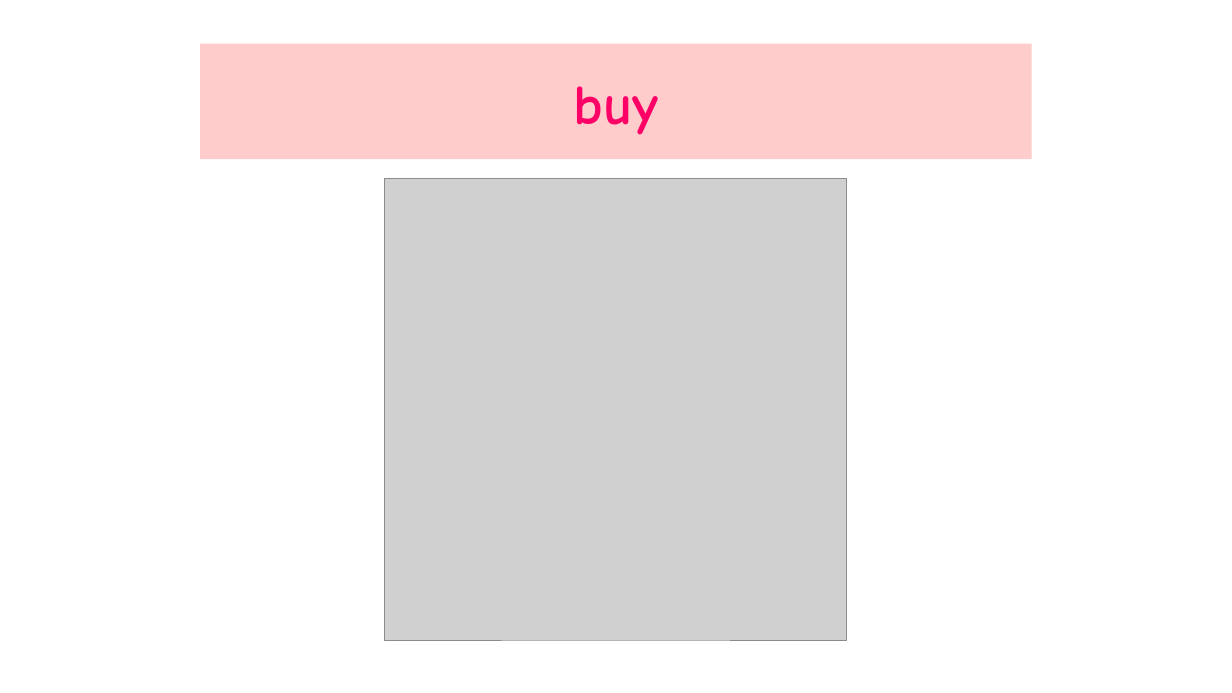
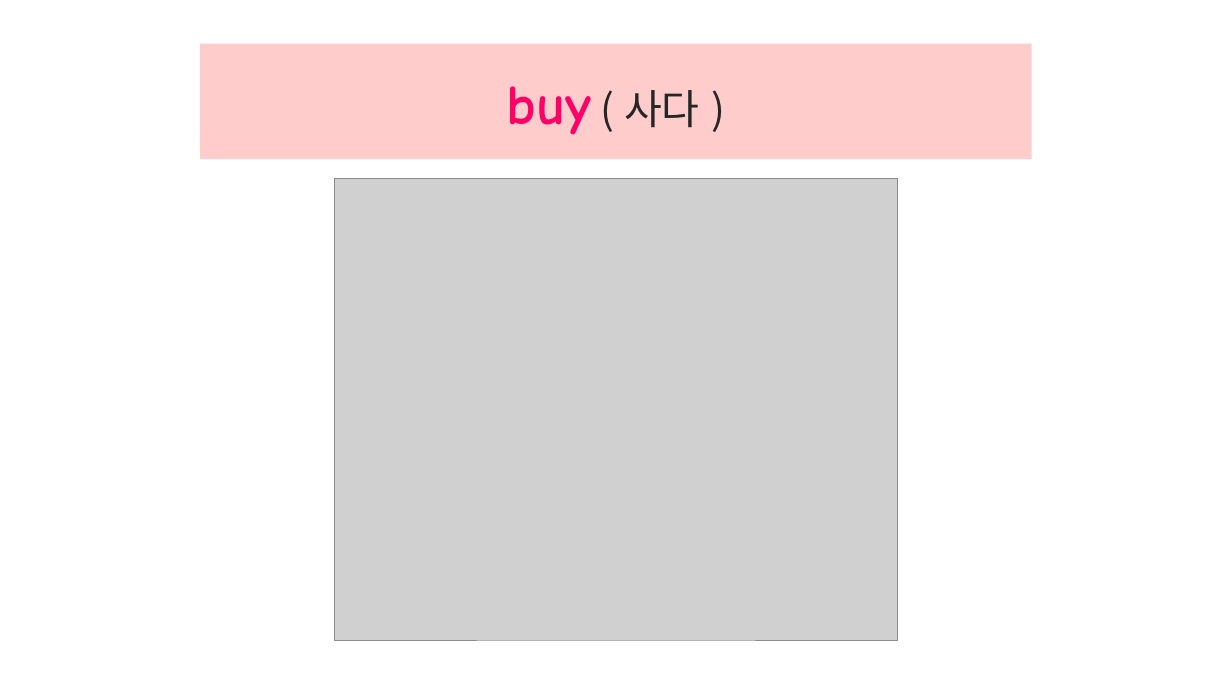
Before and after one commit to jangengineering/To-do-list, a slide deck: slide 17 of ppt/Lesson10-1_New_Words.pptx. Drawn at 1232x693 pixels with LibreOffice and Linux fonts; fonts in the diff are those of the drawing; grey boxes stand for pictures. Boxes give left, top, right and bottom in pixels: in the first picture for what was removed or moved away, otherwise in the second. Text is boxed around its words. In the diff, an @@ line names an element or a change of style, - is before the commit and + after.

```diff
--- a/ppt/Lesson10-1_New_Words.pptx
+++ b/ppt/Lesson10-1_New_Words.pptx
@@ title at [507,86,700,135]: text changed; size 44 to 32 pt; font Comic Neue to Noto Sans CJK KR; text colour #FF0066 to #262626; bold off @@
-buy
+buy ( 사다 )
@@ picture: place and size @@
-picture at [385,178,848,640]
+picture at [335,178,898,640]
```
Also in this commit, not shown: 17 other slides changed, 4 slides added, 3 slides removed.
